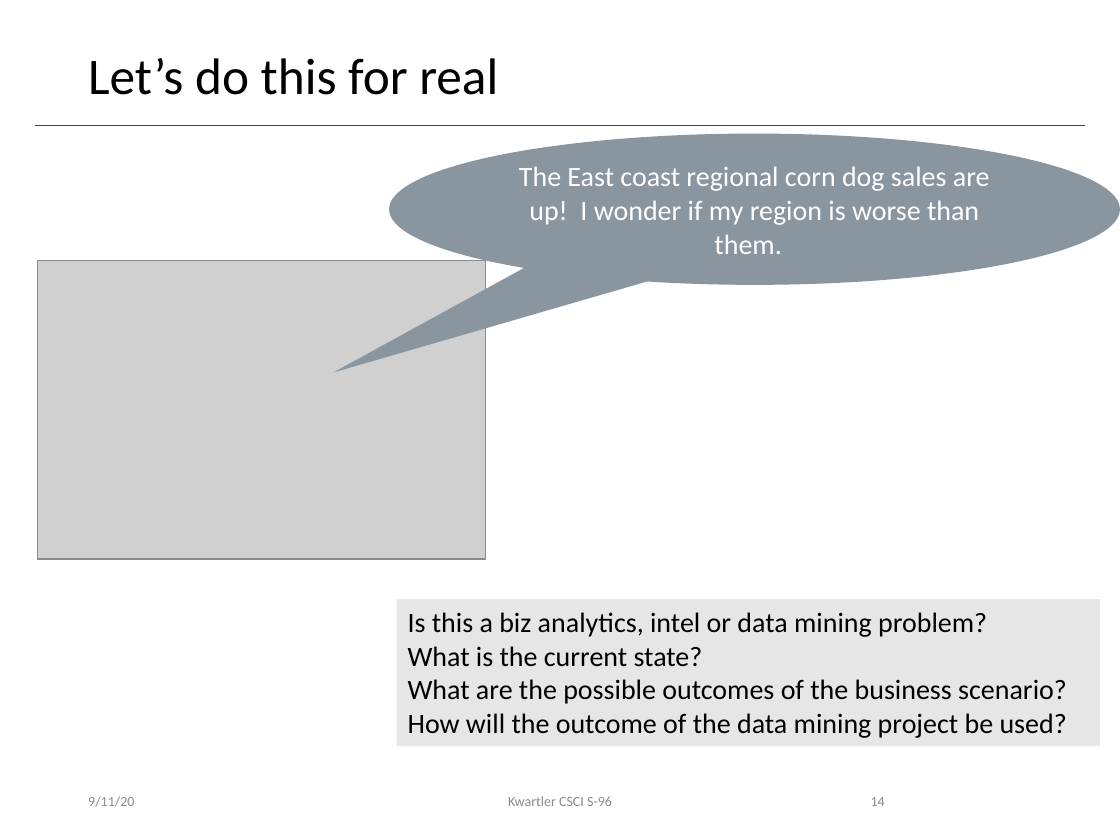
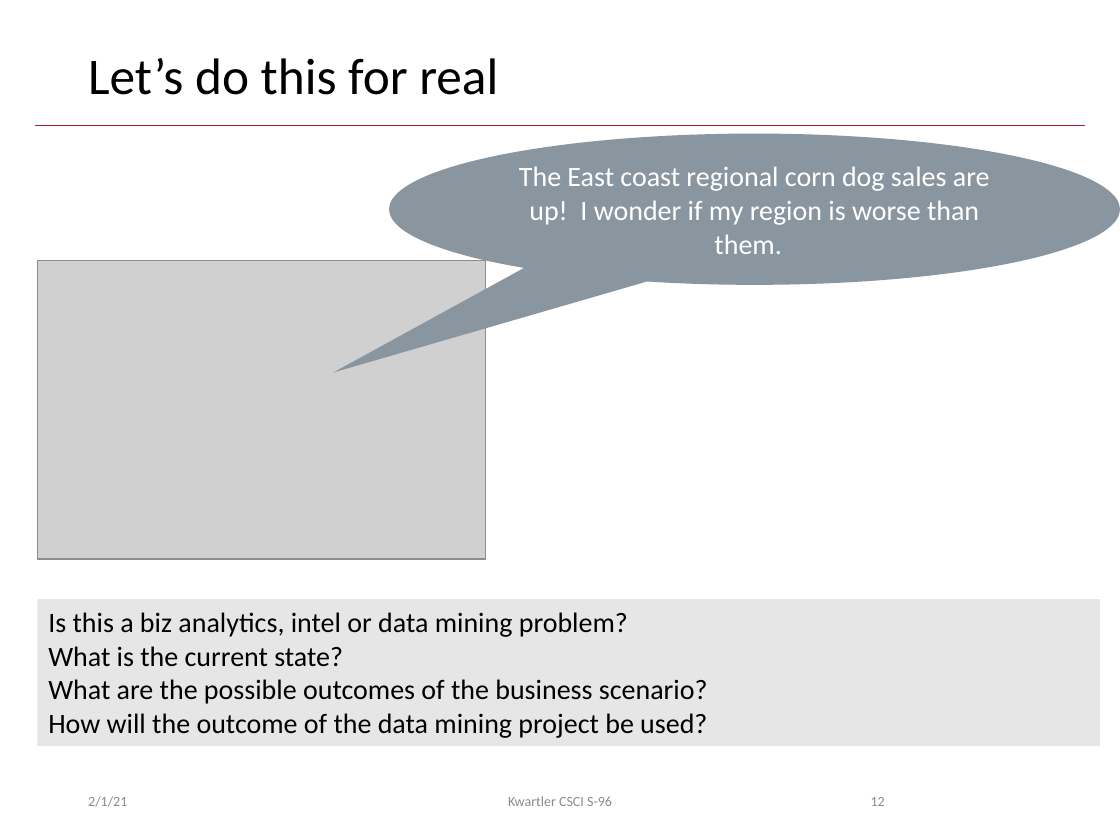
Before and after one commit to kwartler/Harvard_DataMining_Business_Student, a slide deck: slide 12 of Lessons/B_IntroToDM_EDA/IntroToDM_EDA.pptx (slide 14 before the commit). Drawn at 1120x840 pixels with LibreOffice and Linux fonts; fonts in the diff are those of the drawing; grey boxes stand for pictures; background and template pictures are left out. Boxes give left, top, right and bottom in pixels: in the first picture for what was removed or moved away, otherwise in the second. Text is boxed around its words. In the diff, an @@ line names an element or a change of style, - is before the commit and + after.

```diff
--- a/Lessons/B_IntroToDM_EDA/IntroToDM_EDA.pptx
+++ b/Lessons/B_IntroToDM_EDA/IntroToDM_EDA.pptx
@@ rectangle "Is this a biz analytics, ...": place and size @@
-rectangle "Is this a biz analytics, ..." at bbox=[396, 599, 1100, 746]
+rectangle "Is this a biz analytics, ..." at bbox=[37, 599, 1100, 746]
@@ text at bbox=[88, 796, 127, 807]: text changed @@
-9/11/20
+2/1/21
@@ page number at bbox=[871, 797, 885, 806]: text changed @@
-14
+12
```
Also in this commit, not shown: 55 other slides changed, 2 slides removed, 1 other file.
